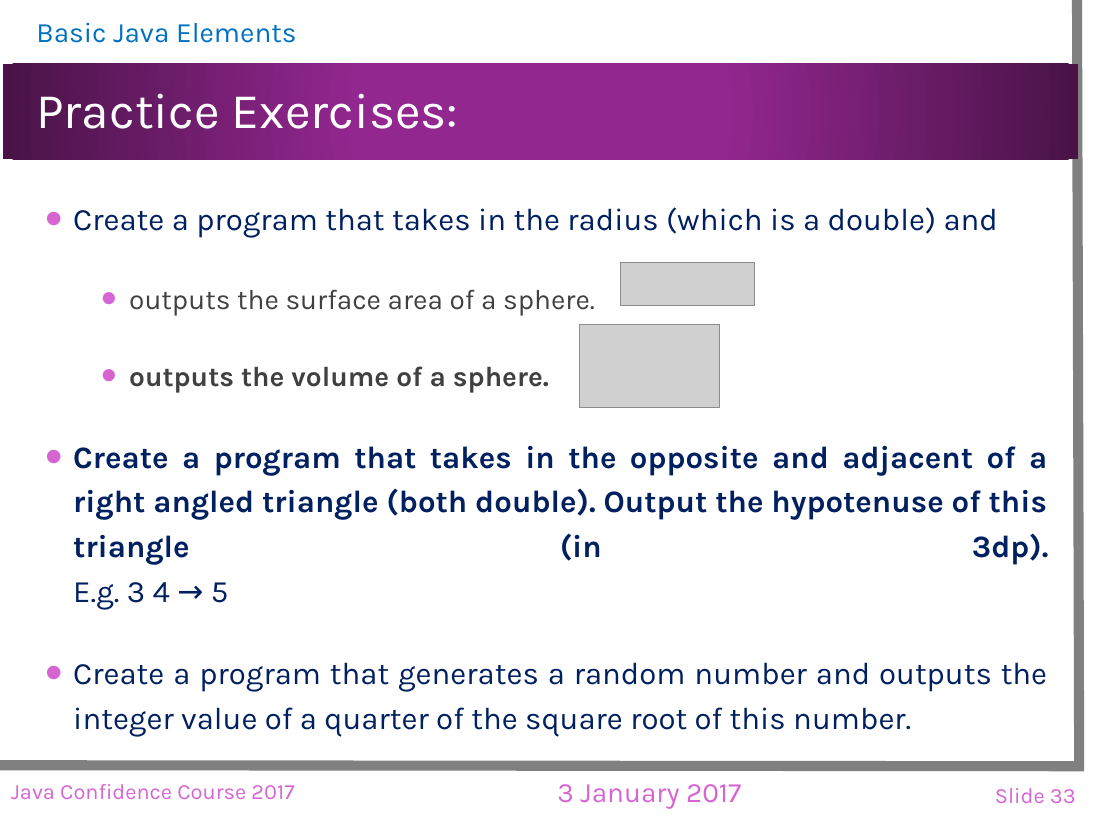
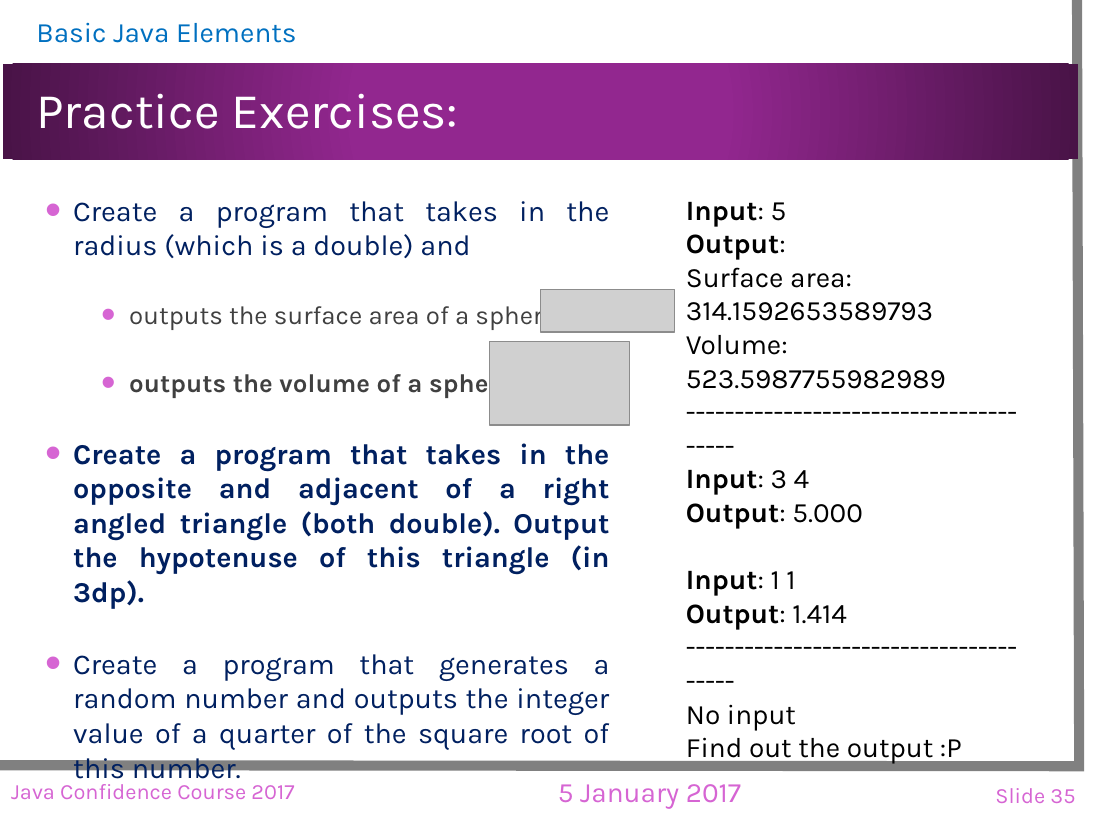
Before and after one commit to landuomu/JCC2017, a slide deck: slide 35 of Slides/JCC2017.pptx (slide 33 before the commit). Drawn at 1120x840 pixels with LibreOffice and Linux fonts; fonts in the diff are those of the drawing; grey boxes stand for pictures; background and template pictures are left out. Boxes give left, top, right and bottom in pixels: in the first picture for what was removed or moved away, otherwise in the second. Text is boxed around its words. In the diff, an @@ line names an element or a change of style, - is before the commit and + after.

```diff
--- a/Slides/JCC2017.pptx
+++ b/Slides/JCC2017.pptx
@@ text at <box>73,201,610,750</box>: size 20 to 18.5 pt in "Create a program that takes in the ...", "Create a program that generates a random ..."; size 18 to 16.6 pt in "outputs the surface area of a sphere.", "outputs the volume of a sphere."; line spacing 1.2 to 1 @@
@@ text added at <box>686,201,962,764</box>, 18 pt, text #000000 @@
+Input: 5
+Output:
+Surface area: 314.1592653589793
+Volume: 523.5987755982989
+---------------------------------------
+Input: 3 4
+Output: 5.000
+Input: 1 1
+Output: 1.414
+---------------------------------------
+No input
+Find out the output :P
@@ picture removed at <box>620,263,755,306</box> @@
@@ picture added at <box>541,289,675,332</box> @@
@@ picture removed at <box>579,324,719,407</box> @@
@@ picture added at <box>489,342,629,424</box> @@
@@ text at <box>73,443,610,609</box>: text changed; size 20 to 18.5 pt @@
-• Create a program that takes in the opposite and adjacent of a right angled triangle (both double). Output the hypotenuse of this triangle (in 3dp).
-  E.g. 3 4 → 5
+• Create a program that takes in the opposite and adjacent of a right angled triangle (both double). Output the hypotenuse of this triangle (in 3dp).
@@ text at <box>558,784,741,808</box>: text changed @@
-3 January 2017
+5 January 2017
@@ page number at <box>995,788,1075,803</box>: text changed @@
-Slide 33
+Slide 35
```
Also in this commit, not shown: 73 other slides changed, 5 slides added, 1 slide removed.
